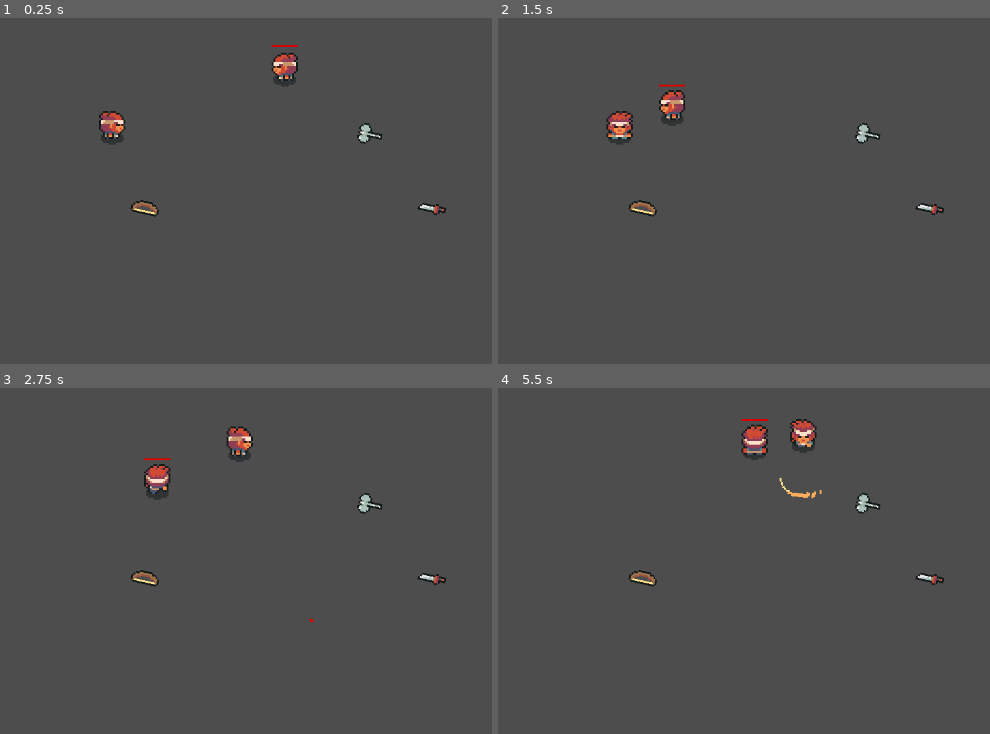
Above: before the commit, frames 1-4 (two rows, left to right).
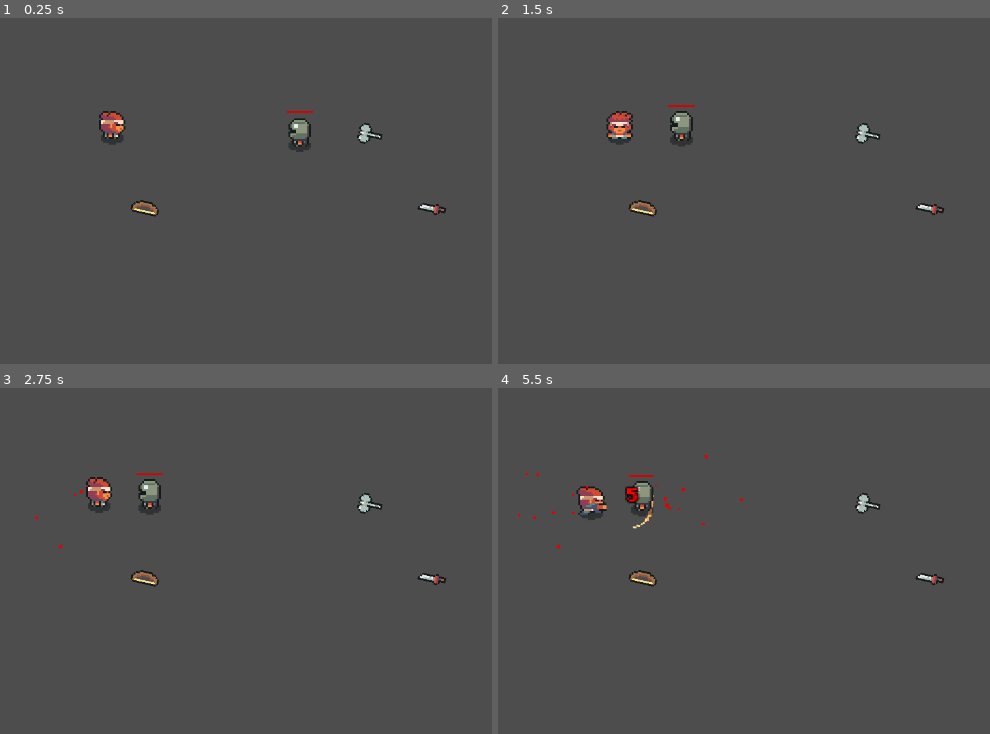
Above: after the commit, the same moments.

Repository: lucaslprimo/TheRPGProject
Game: Godot game, scene res://project/scenes/TestScene.tscn
Two runs of this game, one before a commit and one after it. Both use one fixed random seed, a clock stepped at 60 frames per second and the inputs below.
Inputs (mouse positions are in pixels of both pictures, inside the frame that each line leads up to):
- Up to frame 1 (0.25 s): no input
- Up to frame 2 (1.5 s): move the mouse to (940, 114) at 0.52 s; press the mouse at (940, 114) at 0.53 s; hold Right (move_right) 0.53-1.28 s; move the mouse to (606, 159) at 1.27 s; release the mouse at (606, 159) at 1.28 s; hold Down (move_down) from 1.28 s (still down); tap F (interact) at 1.35 s
- Up to frame 3 (2.75 s): move the mouse to (344, 408) at 2.02 s; release Down (move_down) at 2.03 s; hold Right (move_right) from 2.03 s (still down); hold Right mouse button (move) from 2.03 s (still down)
- Up to frame 4 (5.5 s): move the mouse to (724, 599) at 2.77 s; release Right (move_right) at 2.78 s; release Right mouse button (move) at 2.78 s; hold Up (move_up) 2.78-3.53 s; tap one key every 0.75 s from 2.85 s: B C E G; click (724, 599) at 2.92 s; move the mouse to (outside the picture) at 3.52 s; hold Left (move_left) 3.53-5.03 s; move the mouse to (522, 439) at 4.27 s; move the mouse to (803, 509) at 5.02 s; hold Down (move_down) from 5.03 s (still down); click (803, 509) at 5.17 s

The runs differ from the first frame. In frame 1, 0.8% of the frame differs, in the area x 55-64%, y 7-39%; in frame 2, 0.8%; in frame 3, 1.6%; in frame 4, 2.1%, in the area x 4-66%, y 8-47%.

Commit message:
Feat: Blood splat persist for a time on the floor

Diff:
--- /dev/null
+++ b/project/scenes/Blood.tscn
@@ -0,0 +1,24 @@
+[gd_scene load_steps=2 format=3 uid="uid://cspwhyilq7l6"]
+
+[ext_resource type="Script" uid="uid://dkvarft603wy1" path="res://project/scripts/blood.gd" id="1_8fa1u"]
+
+[node name="Blood" type="Node2D" node_paths=PackedStringArray("particles")]
+script = ExtResource("1_8fa1u")
+particles = NodePath("Particles")
+
+[node name="Particles" type="CPUParticles2D" parent="."]
+z_index = -10
+position = Vector2(0, -6)
+lifetime = 20.0
+explosiveness = 1.0
+emission_shape = 1
+emission_sphere_radius = 5.78
+direction = Vector2(0, 0)
+gravity = Vector2(0, 0)
+initial_velocity_min = 80.0
+initial_velocity_max = 120.0
+linear_accel_min = -200.0
+damping_min = 100.0
+damping_max = 100.0
+scale_amount_max = 2.0
+color = Color(0.90588236, 0, 0, 1)
--- a/project/scenes/HumanoidBase.tscn
+++ b/project/scenes/HumanoidBase.tscn
@@ -1,24 +1,25 @@
-[gd_scene load_steps=66 format=3 uid="uid://c8xs5tiuk8csl"]
+[gd_scene load_steps=67 format=3 uid="uid://c8xs5tiuk8csl"]
 
 [ext_resource type="Script" uid="uid://dkn878huqsmrg" path="res://project/scripts/humanoids/humanoid_base.gd" id="1_e3xw2"]
-[ext_resource type="Texture2D" uid="uid://baifyngifhbto" path="res://project/assets/Characters/Shadow.png" id="1_x2all"]
-[ext_resource type="Texture2D" uid="uid://3w4547733bjn" path="res://project/assets/Characters/Hunter/SpriteSheet.png" id="2_8yvsn"]
+[ext_resource type="Texture2D" uid="uid://bj1tn7or31ghj" path="res://project/assets/Characters/Shadow.png" id="1_x2all"]
+[ext_resource type="Texture2D" uid="uid://byreayk5iby2y" path="res://project/assets/Characters/Hunter/SpriteSheet.png" id="2_8yvsn"]
 [ext_resource type="Script" uid="uid://cb8nmj1tedwys" path="res://project/scripts/components/hurtbox_component.gd" id="3_8yvsn"]
 [ext_resource type="Script" uid="uid://c0mwlx4wif2vh" path="res://project/scripts/humanoids/skin_manager.gd" id="3_x3p1x"]
 [ext_resource type="Script" uid="uid://c1c4on1mymyim" path="res://project/scripts/utils/state_machine/state_machine.gd" id="4_kqmbg"]
-[ext_resource type="Texture2D" uid="uid://bcvgip3itvvnu" path="res://project/assets/fx/SlashCurved.png" id="5_7ub6x"]
+[ext_resource type="Texture2D" uid="uid://tshqx1lt4pef" path="res://project/assets/fx/SlashCurved.png" id="5_7ub6x"]
 [ext_resource type="Script" uid="uid://c6y1t1dbmj457" path="res://project/scripts/humanoids/idle_state.gd" id="5_mgefr"]
-[ext_resource type="Texture2D" uid="uid://c3ktyancgr6ov" path="res://project/assets/Characters/Knight/SpriteSheet.png" id="5_xqs57"]
+[ext_resource type="Texture2D" uid="uid://884bsfawq7m0" path="res://project/assets/Characters/Knight/SpriteSheet.png" id="5_xqs57"]
 [ext_resource type="Script" uid="uid://bxw57tbquty01" path="res://project/scripts/components/attacking_component.gd" id="6_8xpxb"]
-[ext_resource type="Texture2D" uid="uid://0h2qjw81em80" path="res://project/assets/Characters/Inspector/SpriteSheet.png" id="6_a3lht"]
+[ext_resource type="Texture2D" uid="uid://bttwc2k7mne88" path="res://project/assets/Characters/Inspector/SpriteSheet.png" id="6_a3lht"]
 [ext_resource type="Script" uid="uid://cgq5xhooviis4" path="res://project/scripts/humanoids/walk_state.gd" id="6_mgefr"]
 [ext_resource type="Script" uid="uid://dypjgkp7aga7e" path="res://project/scripts/humanoids/humanoid_anim_ctrl.gd" id="7_c6dlt"]
-[ext_resource type="Texture2D" uid="uid://qs4hbvn742bo" path="res://project/assets/fx/SlashCircle.png" id="7_hmw2o"]
+[ext_resource type="Texture2D" uid="uid://cihbp1dlkktwl" path="res://project/assets/fx/SlashCircle.png" id="7_hmw2o"]
 [ext_resource type="Texture2D" uid="uid://ky27newy2hwv" path="res://project/assets/Weapons/Bow/Sprite.png" id="8_t6alg"]
 [ext_resource type="Script" uid="uid://c57fo620t84ns" path="res://project/scripts/components/movement_component.gd" id="8_wdesk"]
-[ext_resource type="Texture2D" uid="uid://ct8ukvbjjskt8" path="res://project/assets/Characters/LionYellow/SpriteSheet.png" id="8_y1gv5"]
+[ext_resource type="Texture2D" uid="uid://dh12ajp7an34k" path="res://project/assets/Characters/LionYellow/SpriteSheet.png" id="8_y1gv5"]
 [ext_resource type="Texture2D" uid="uid://bcbjvy4s43qye" path="res://project/assets/Weapons/Bow/Arrow.png" id="9_ti3im"]
 [ext_resource type="Script" uid="uid://8qf5fiyl4yu3" path="res://project/scripts/components/health_component.gd" id="14_a3lht"]
+[ext_resource type="PackedScene" uid="uid://cspwhyilq7l6" path="res://project/scenes/Blood.tscn" id="15_5dl4n"]
 [ext_resource type="Script" uid="uid://dnmf7mwip03pk" path="res://project/scripts/components/hitbox_component.gd" id="16_7ub6x"]
 [ext_resource type="Script" uid="uid://12ilxwm2ct3k" path="res://project/scripts/humanoids/attack_state.gd" id="16_cri8v"]
 [ext_resource type="Script" uid="uid://dkwunag7epdha" path="res://project/scripts/humanoids/hurt_state.gd" id="17_x338g"]
@@ -1558,13 +1559,13 @@
 &"": SubResource("AnimationLibrary_c3jn5")
 }
 
-[node name="Hurtbox" type="Area2D" parent="." node_paths=PackedStringArray("healthcp", "knockcp", "particles")]
+[node name="Hurtbox" type="Area2D" parent="." node_paths=PackedStringArray("healthcp", "knockcp")]
 visible = false
 monitoring = false
 script = ExtResource("3_8yvsn")
 healthcp = NodePath("../HealthComponent")
 knockcp = NodePath("../KnockbackComponent")
-particles = NodePath("../Blood")
+particles_fab = ExtResource("15_5dl4n")
 
 [node name="CollisionShape2D" type="CollisionShape2D" parent="Hurtbox"]
 position = Vector2(0, -7)
@@ -1660,20 +1661,6 @@
 [node name="WeaponSound" type="AudioStreamPlayer2D" parent="."]
 
 [node name="HitSound" type="AudioStreamPlayer2D" parent="."]
-
-[node name="Blood" type="CPUParticles2D" parent="."]
-z_index = -10
-position = Vector2(0, -6)
-emitting = false
-one_shot = true
-explosiveness = 0.68
-randomness = 0.67
-direction = Vector2(0, -30)
-gravity = Vector2(0, 300)
-initial_velocity_min = 39.99
-initial_velocity_max = 145.44
-scale_amount_max = 3.0
-color = Color(0.90588236, 0, 0, 1)
 
 [node name="TextureProgressBar" type="TextureProgressBar" parent="." node_paths=PackedStringArray("label")]
 anchors_preset = 15
--- a/project/scenes/Player.tscn
+++ b/project/scenes/Player.tscn
@@ -4,6 +4,9 @@
 [ext_resource type="Script" uid="uid://bo6no0shuxrh3" path="res://project/scripts/humanoids/player/player_input_handler.gd" id="2_qtec2"]
 
 [sub_resource type="FontFile" id="FontFile_y5s04"]
+subpixel_positioning = 0
+msdf_pixel_range = 14
+msdf_size = 128
 cache/0/30/0/ascent = 0.0
 cache/0/30/0/descent = 0.0
 cache/0/30/0/underline_position = 0.0
@@ -64,6 +67,11 @@
 [node name="HitSound" parent="." index="17"]
 volume_db = -10.0
 
+[node name="TextureProgressBar" parent="." index="18"]
+visible = false
+offset_top = -18.0
+offset_bottom = -17.0
+
 [node name="InteractionControl" type="Node2D" parent="." index="19"]
 scale = Vector2(0.8, 0.8)
 
@@ -78,6 +86,3 @@
 label_settings = SubResource("LabelSettings_qtec2")
 horizontal_alignment = 1
 vertical_alignment = 1
-
-[node name="TextureProgressBar" parent="." index="20"]
-visible = false
--- a/project/scenes/TestScene.tscn
+++ b/project/scenes/TestScene.tscn
@@ -28,4 +28,5 @@
 data = ExtResource("5_vbvdg")
 
 [node name="Enemy" parent="." instance=ExtResource("6_vbvdg")]
-position = Vector2(19, -34)
+position = Vector2(28, 4)
+selected_skin = 3
--- /dev/null
+++ b/project/scripts/blood.gd
@@ -0,0 +1,8 @@
+class_name BloodParticles
+extends Node2D
+
+@export var particles:CPUParticles2D
+
+func _ready() -> void:
+	await get_tree().create_timer(particles.lifetime).timeout
+	queue_free()
--- a/project/scripts/components/hurtbox_component.gd
+++ b/project/scripts/components/hurtbox_component.gd
@@ -3,18 +3,26 @@
 
 @export var healthcp:HealthComponent
 @export var knockcp:KnockbackComponent
-@export var particles:CPUParticles2D
+@export var particles_fab:PackedScene
 
 func take_damage(_damage:int, _push_force:float, _source_position:Vector2):
 	healthcp.apply_damage(_damage)
 	var direction:Vector2 = owner.global_position - _source_position
 	knockcp.apply_force(direction.normalized(), _push_force)
-	particles.amount = _damage
-	particles.rotation_degrees = randi_range(0,360)
-	particles.restart()
-	particles.emitting = true
 
+	instantiate_blood(_damage, _source_position)
 
 	PopupText.show(str(_damage), PopupText.InfoType.DAMAGE, owner.global_position)
 
 	CameraShake.wiggle(float(_damage)/100)
+
+func instantiate_blood(_amount:int, _hit_source_pos:Vector2):
+	var direction_from_source = (owner.global_position - _hit_source_pos).normalized()
+
+	var blood:BloodParticles = particles_fab.instantiate()
+	blood.particles.amount = _amount
+	print(_hit_source_pos)
+	blood.particles.direction = direction_from_source
+	blood.global_position = owner.global_position
+	get_tree().root.add_child(blood)
+	blood.particles.emitting = true
--- a/project/scripts/utils/state_machine/state_machine.gd
+++ b/project/scripts/utils/state_machine/state_machine.gd
@@ -94,8 +94,6 @@
 		print("State poped to ", current_state.name)
 
 func _process(_delta: float):
-	if not owner.is_in_group("players"):
-		print("Calling process for: ", current_state.name)
 	current_state.process(_delta)
 
 func _physics_process(_delta: float):
@@ -109,7 +107,6 @@
 
 
 func _transition_state(_state_name:StringName):
-	print("TRANSITION de ", current_state.name, " para ", _state_name)
 	current_state.is_active = false
 	current_state.exit()
 	current_state = states[_state_name]
Not shown, changed: project/Refactor.txt
Not shown, changed: project/ToDo.txt
Not shown: 1 places in project/scenes/HumanoidBase.tscn that only renumber resources
Not shown, added: project/scripts/blood.gd.uid
